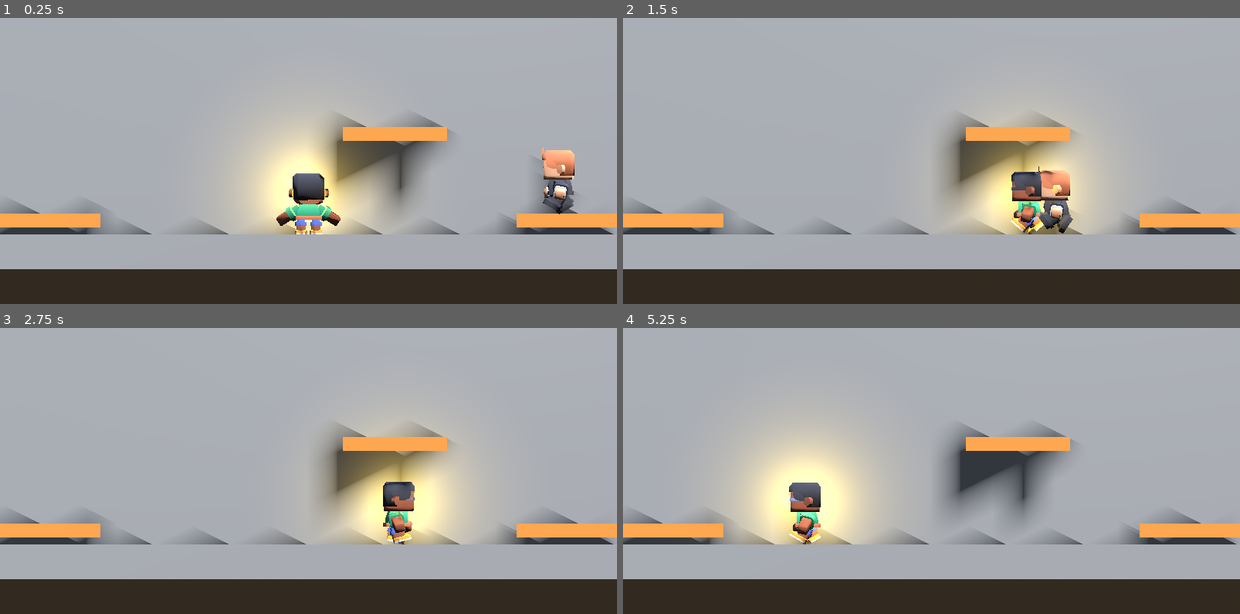
Above: before the commit, frames 1-4 (two rows, left to right).
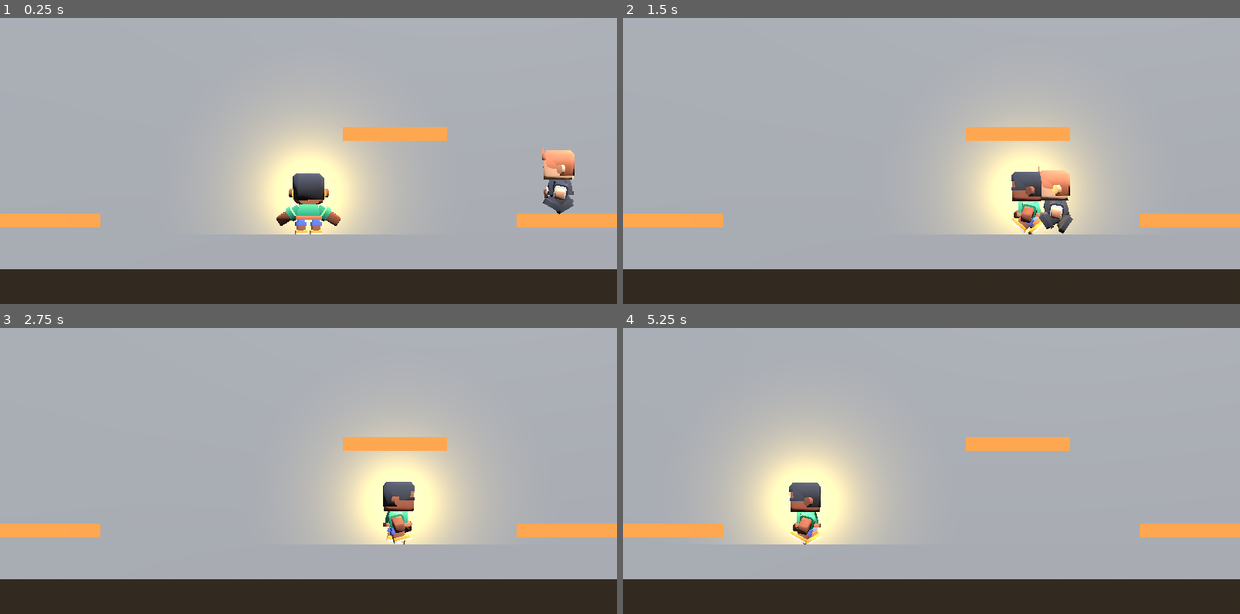
Above: after the commit, the same moments.

Repository: allan-gomez-creator/Barrasbalas
Game: Godot game, scene res://zona_c.tscn
Two runs of this game, one before a commit and one after it. Both use one fixed random seed, a clock stepped at 60 frames per second and the inputs below. This scene is started directly instead of the project's main scene.
Inputs (mouse positions are in pixels of both pictures, inside the frame that each line leads up to):
- Up to frame 1 (0.25 s): no input
- Up to frame 2 (1.5 s): move the mouse to (1067, 112) at 0.52 s; hold D (move_right) 0.53-1.28 s; click (1067, 112) at 0.6 s; tap Space (saltar) at 0.77 s; move the mouse to (808, 146) at 1.27 s; hold A (move_left) from 1.28 s (still down); click (808, 146) at 1.35 s
- Up to frame 3 (2.75 s): tap Space (saltar) at 1.52 s; move the mouse to (370, 365) at 2.02 s; release A (move_left) at 2.03 s; hold D (move_right) from 2.03 s (still down); click (370, 365) at 2.1 s
- Up to frame 4 (5.25 s): move the mouse to (900, 511) at 2.77 s; release D (move_right) at 2.78 s; hold W (move_up) 2.78-3.53 s; click (900, 511) at 2.85 s; tap Space (saltar) at 3.02, 3.77, 4.52 s; move the mouse to (1116, 493) at 3.52 s; hold A (move_left) from 3.53 s (still down); click (1116, 493) at 3.6 s; move the mouse to (746, 388) at 4.27 s; click (746, 388) at 4.35 s; move the mouse to (962, 439) at 5.02 s; click (962, 439) at 5.1 s

The runs differ from the first frame. In frame 1, 6.4% of the frame differs, in the area x 0-100%, y 34-76%; in frame 2, 6.1%; in frame 3, 6.0%; in frame 4, 6.5%.

Commit message:
Tarea C nivel 2

Diff:
--- a/zona_c.tscn
+++ b/zona_c.tscn
@@ -50,6 +50,8 @@
 [node name="DirectionalLight3D" type="DirectionalLight3D" parent="." unique_id=1061280851]
 transform = Transform3D(0.866025, -0.353553, 0.353553, 0, 0.707107, 0.707107, -0.5, -0.612372, 0.612372, 0, 6, 0)
 shadow_enabled = true
+shadow_bias = 3.0
+shadow_normal_bias = 6.0
 
 [node name="Suelo" type="StaticBody3D" parent="." unique_id=1634734222]
 transform = Transform3D(1, 0, 0, 0, 1, 0, 0, 0, 1, 0, -0.5, 0)
